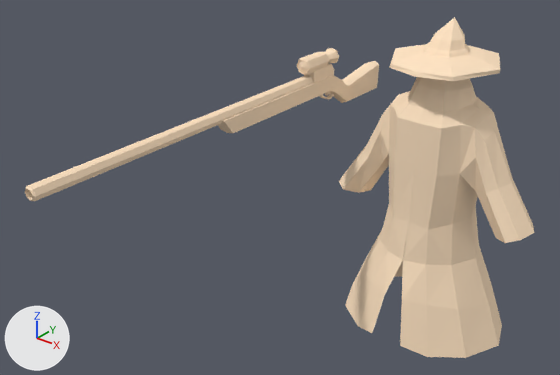
The Blender file ScaryBlenderFiles/EliteHunter01.blend as it was, and as the next commit left it.
One viewpoint serves both versions: a camera (50 mm lens) standing at (11.44, -23.15, 11.61) and looking at (-2.21, -6.08, 1.03). Lighting does not change. The marker at lower left points along +X, +Y and +Z.
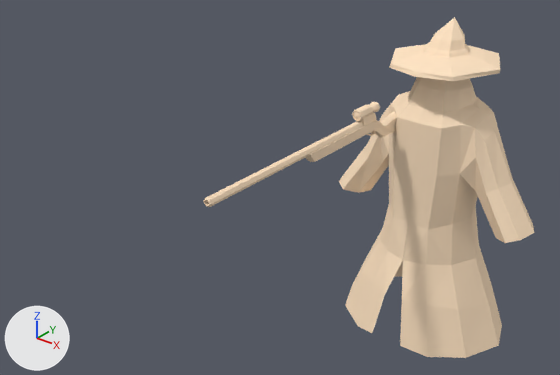
The change in detail:
Mesh me_cube_006_1 is new.
It has 277 vertices, 269 faces and spans x -0.19..0.19, y -7.91..1.88, z -0.75..0.66.
It uses material mat_material (beige #ffe4c4).
Object 'Cube' (ob_cube) is deleted.
Object 'Rifle' (ob_rifle) is new; it shows me_cube_006_1.
Its location is (-1.1, -2.56, 2.45).

What differs and where, as boxes [x1, y1, x2, y2] in the pictures (560 x 375 px):
'Cube', deleted (beige)
    before: [25, 48, 379, 201]
'Rifle', added (beige)
    after: [204, 102, 396, 207]
